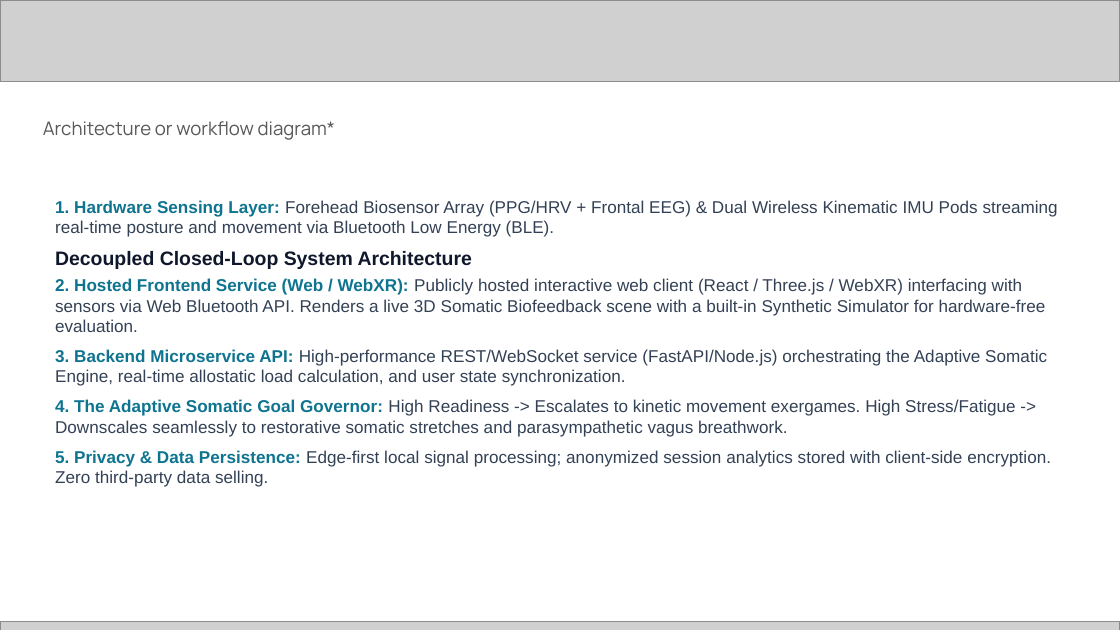
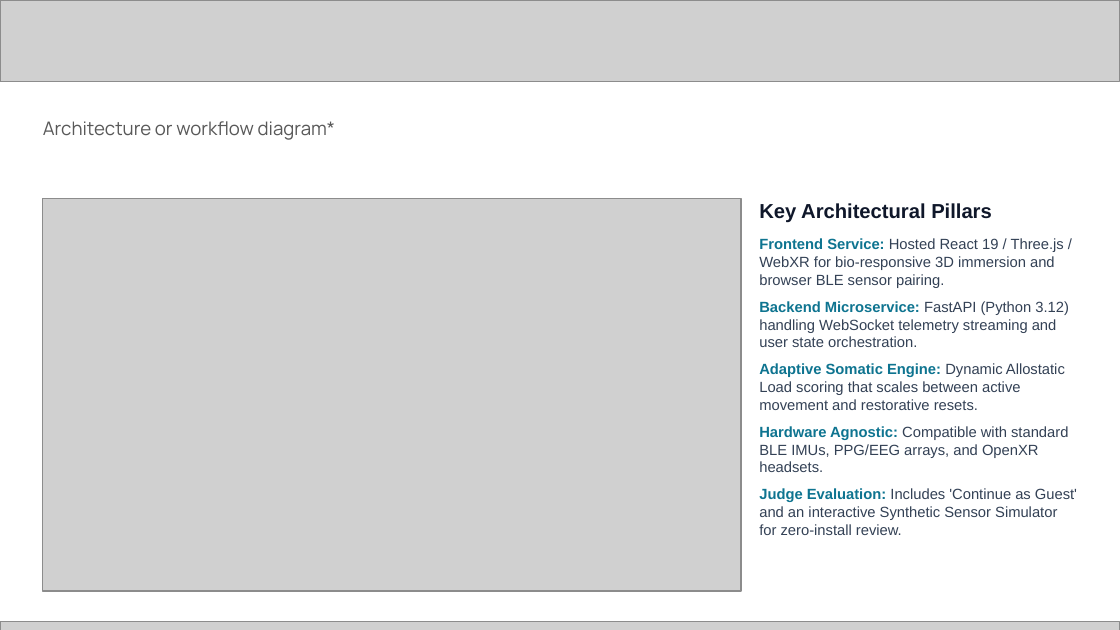
Before and after one commit to chiraghs/Neuro-Kinetic-Behavioral-Health-System, a slide deck: slide 4 of [PUB] Future Health Digital Innovation Challenge | Submission Template.pptx. Drawn at 1120x630 pixels with LibreOffice and Linux fonts; fonts in the diff are those of the drawing; grey boxes stand for pictures. Boxes give left, top, right and bottom in pixels: in the first picture for what was removed or moved away, otherwise in the second. Text is boxed around its words. In the diff, an @@ line names an element or a change of style, - is before the commit and + after.

Commit message:
Add high-res architecture diagram to Slide 4 and README (React/Three.js/WebXR + FastAPI)

```diff
--- a/[PUB] Future Health Digital Innovation Challenge | Submission Template.pptx
+++ b/[PUB] Future Health Digital Innovation Challenge | Submission Template.pptx
@@ picture added at (43, 198, 740, 591) @@
@@ text removed at (55, 200, 1058, 487) @@
-1. Hardware Sensing Layer: Forehead Biosensor Array (PPG/HRV + Frontal EEG) & Dual Wireless Kinematic IMU Pods streaming real-time posture and movement via Bluetooth Low Energy (BLE).
-Decoupled Closed-Loop System Architecture
-2. Hosted Frontend Service (Web / WebXR): Publicly hosted interactive web client (React / Three.js / WebXR) interfacing with sensors via Web Bluetooth API. Renders a live 3D Somatic Biofeedback scene with a built-in Synthetic Simulator for hardware-free evaluation.
-3. Backend Microservice API: High-performance REST/WebSocket service (FastAPI/Node.js) orchestrating the Adaptive Somatic Engine, real-time allostatic load calculation, and user state synchronization.
-4. The Adaptive Somatic Goal Governor: High Readiness -> Escalates to kinetic movement exergames. High Stress/Fatigue -> Downscales seamlessly to restorative somatic stretches and parasympathetic vagus breathwork.
-5. Privacy & Data Persistence: Edge-first local signal processing; anonymized session analytics stored with client-side encryption. Zero third-party data selling.
@@ text added at (759, 203, 1077, 535), 9.5 pt, text #334155 @@
+Key Architectural Pillars
+Frontend Service: Hosted React 19 / Three.js / WebXR for bio-responsive 3D immersion and browser BLE sensor pairing.
+Backend Microservice: FastAPI (Python 3.12) handling WebSocket telemetry streaming and user state orchestration.
+Adaptive Somatic Engine: Dynamic Allostatic Load scoring that scales between active movement and restorative resets.
+Hardware Agnostic: Compatible with standard BLE IMUs, PPG/EEG arrays, and OpenXR headsets.
+Judge Evaluation: Includes 'Continue as Guest' and an interactive Synthetic Sensor Simulator for zero-install review.
```
Also in this commit, not shown: 3 other files.
